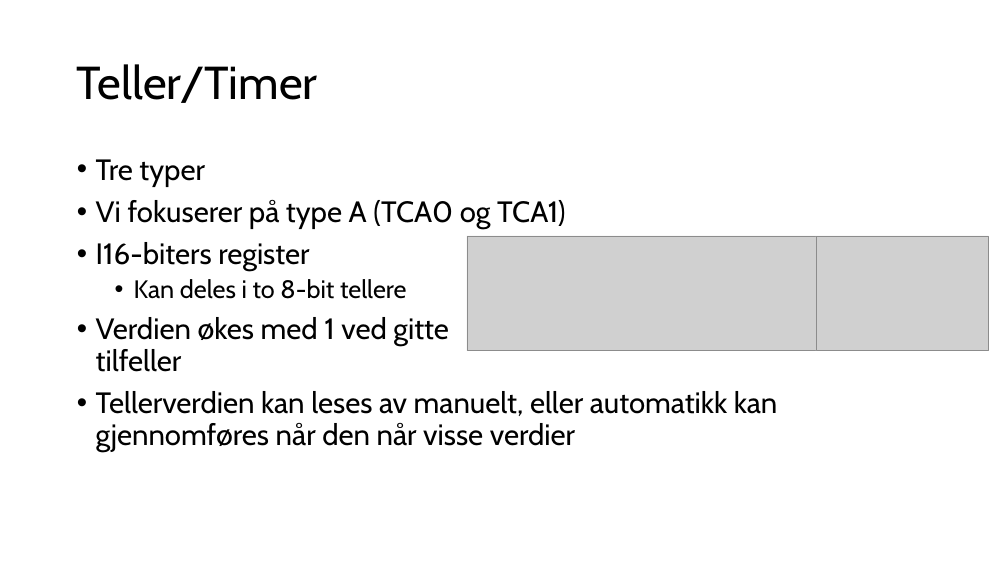
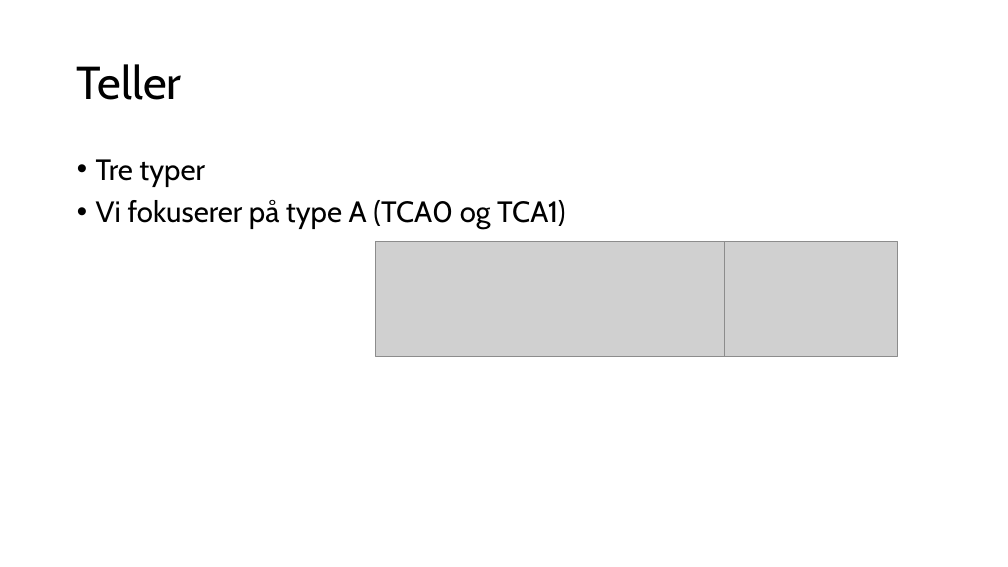
Before and after one commit to ElektraVerksted/AVR-kurs, a slide deck: slide 14 of Kursdag 2/Dag to.pptx (slide 15 before the commit). Drawn at 1008x567 pixels with LibreOffice and Linux fonts; fonts in the diff are those of the drawing; grey boxes stand for pictures. Boxes give left, top, right and bottom in pixels: in the first picture for what was removed or moved away, otherwise in the second. Text is boxed around its words. In the diff, an @@ line names an element or a change of style, - is before the commit and + after.

```diff
--- a/Kursdag 2/Dag to.pptx
+++ b/Kursdag 2/Dag to.pptx
@@ title at box(77, 64, 182, 100): text changed @@
-Teller/Timer
+Teller
@@ text at box(96, 242, 778, 452): paragraphs removed @@
-• I16-biters register
-  • Kan deles i to 8-bit tellere
-• Verdien økes med 1 ved gitte
-  tilfeller
-• Tellerverdien kan leses av manuelt, eller automatikk kan gjennomføres når den når visse verdier
@@ picture: place and size @@
-picture at box(467, 236, 817, 351)
+picture at box(376, 241, 725, 356)
@@ picture: place and size @@
-picture at box(816, 236, 988, 351)
+picture at box(725, 241, 898, 356)
```
Also in this commit, not shown: 6 other slides changed, 4 slides removed, 2 other files.
